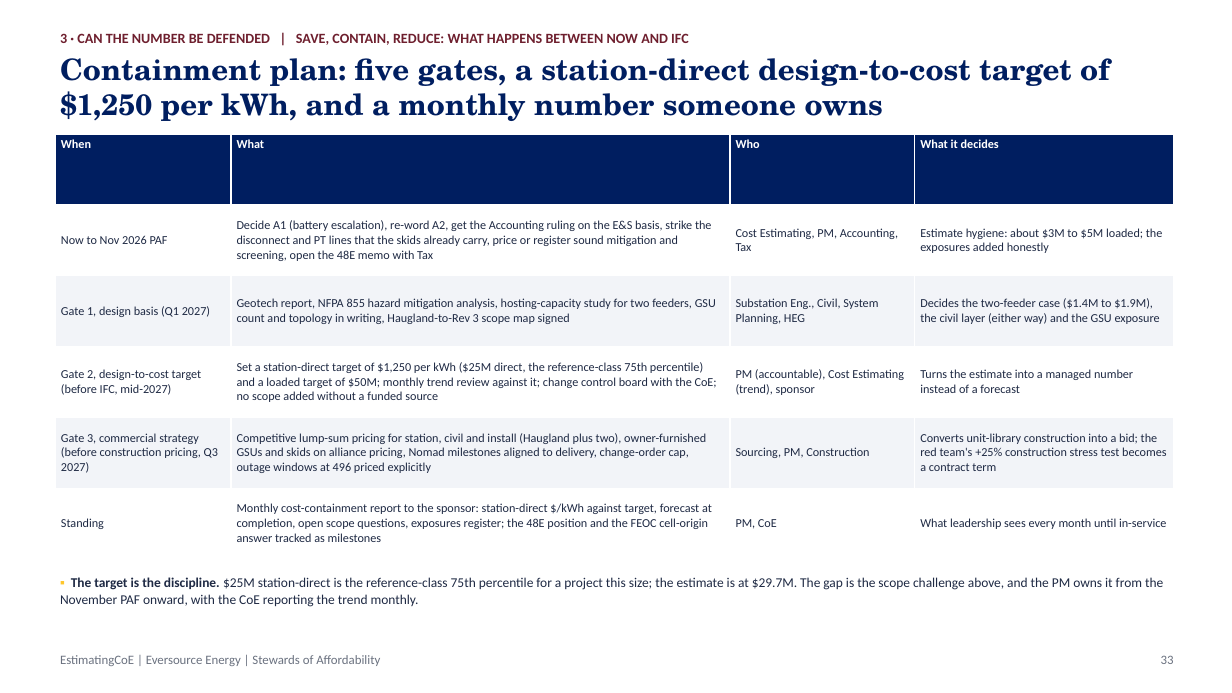
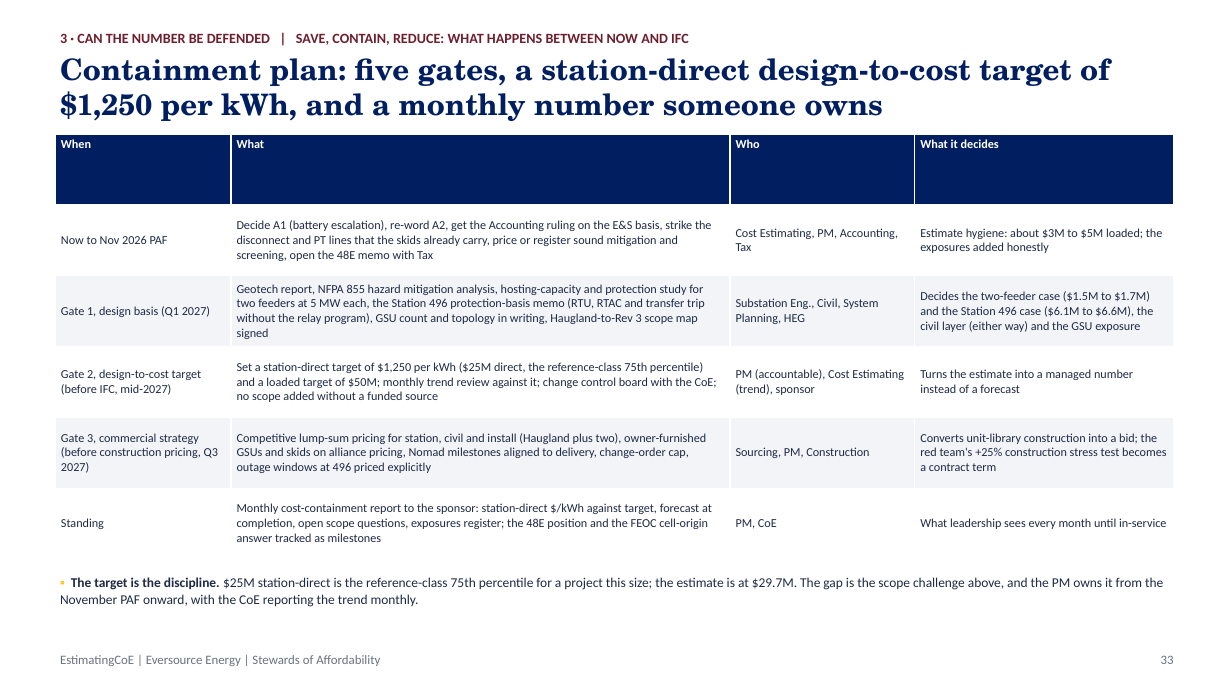
Before and after one commit to gbassaragh/BESS, a slide deck: slide 33 of Hyde Park BESS/6) Cost Analysis Deliverables/Hyde Park BESS - Cost Analysis Deck.pptx. Drawn at 1232x693 pixels with LibreOffice and Linux fonts; fonts in the diff are those of the drawing. Boxes give left, top, right and bottom in pixels: in the first picture for what was removed or moved away, otherwise in the second. Text is boxed around its words. In the diff, an @@ line names an element or a change of style, - is before the commit and + after.

```diff
--- a/Hyde Park BESS/6) Cost Analysis Deliverables/Hyde Park BESS - Cost Analysis Deck.pptx
+++ b/Hyde Park BESS/6) Cost Analysis Deliverables/Hyde Park BESS - Cost Analysis Deck.pptx
@@ table at [55,134,1174,559] @@
-row 3, column 2: Geotech report, NFPA 855 hazard mitigation analysis, hosting-capacity study for two feeders, GSU count and topology in writing, Haugland-to-Rev 3 scope map signed
+row 3, column 2: Geotech report, NFPA 855 hazard mitigation analysis, hosting-capacity and protection study for two feeders at 5 MW each, the Station 496 protection-basis memo (RTU, RTAC and transfer trip without the relay program), GSU count and topology in writing, Haugland-to-Rev 3 scope map signed
-row 3, column 4: Decides the two-feeder case ($1.4M to $1.9M), the civil layer (either way) and the GSU exposure
+row 3, column 4: Decides the two-feeder case ($1.5M to $1.7M) and the Station 496 case ($6.1M to $6.6M), the civil layer (either way) and the GSU exposure
```
Also in this commit, not shown: 9 other slides changed, 23 other files.
